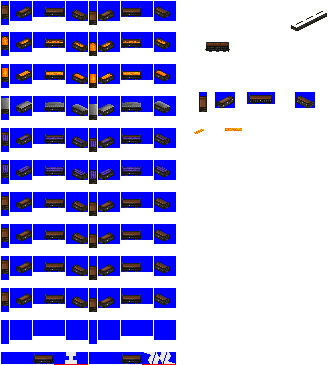
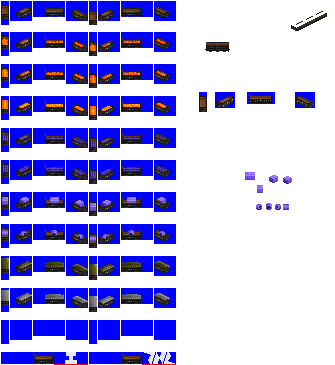
Layered file, before and after one edit (335x365). Changes by layer:
painted on "tora 5000 load" over [left=1, top=37, right=292, bottom=307]
painted on "tora 5000" over [left=1, top=258, right=170, bottom=275]
